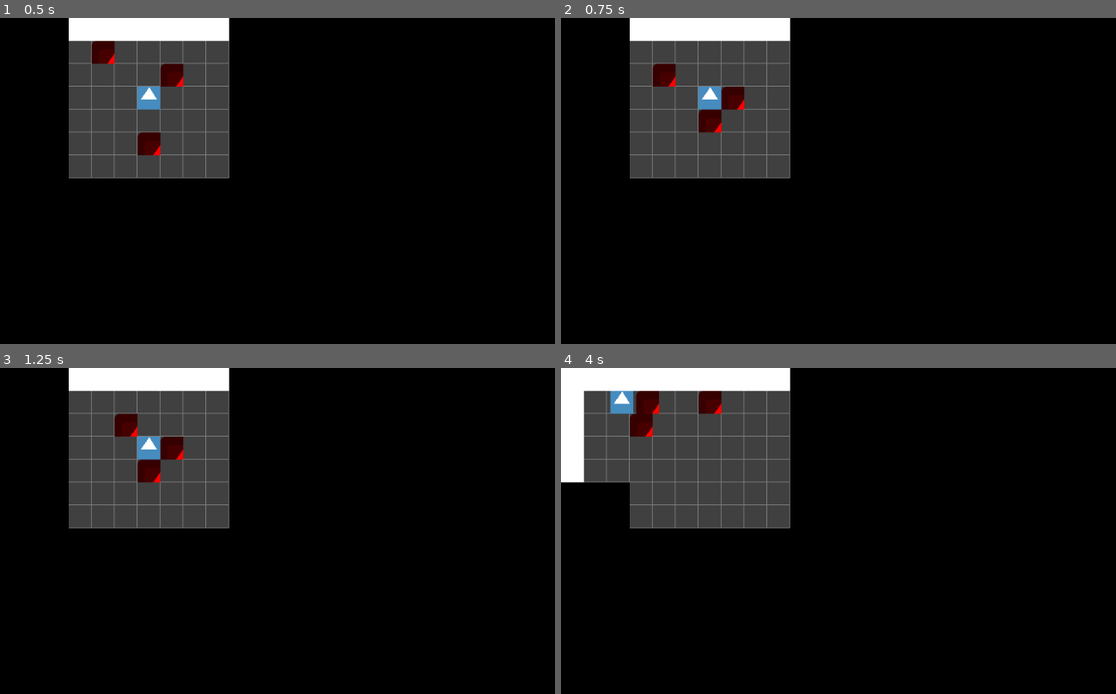
Above: before the commit, frames 1-4 (two rows, left to right).
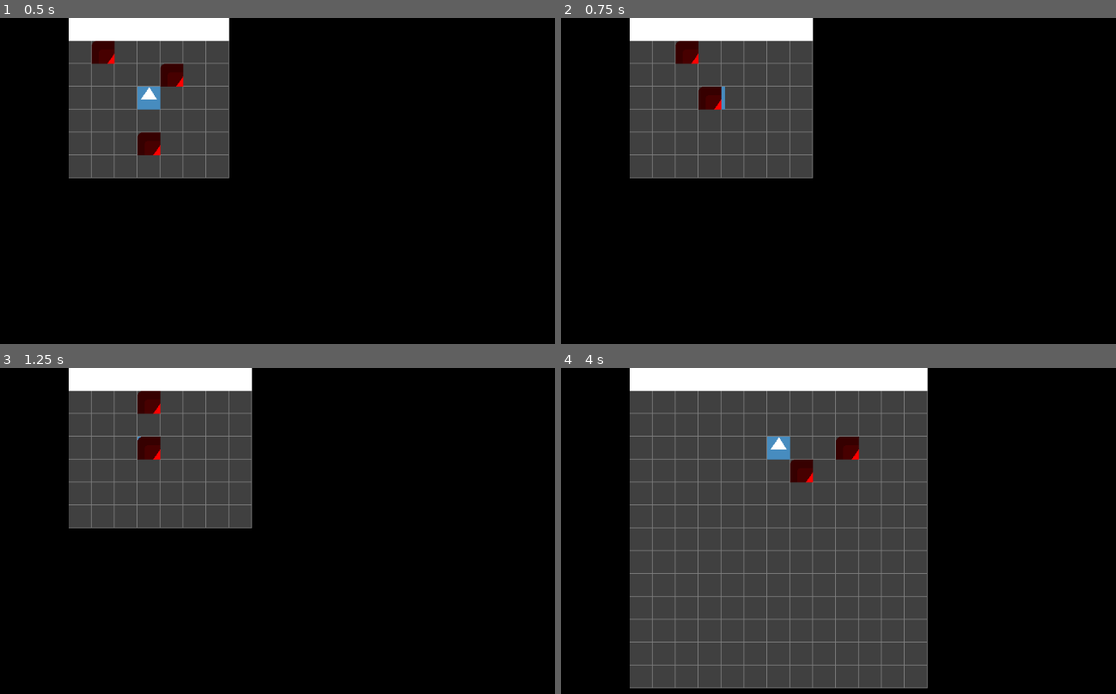
Above: after the commit, the same moments.

Repository: deengames-prototypes/roguelike-base
Game: Godot game, scene res://contexts/core/scenes/CoreGameScene.tscn
The game is run twice, just before and just after one commit, with the same random seed, the same clock (stepped at 60 frames per second) and the same inputs. The engine's default icon, where the game draws it, is replaced by a stand-in: a white triangle on a blue panel in a dark square.
Inputs:
- Up to frame 1 (0.5 s): no input
- Up to frame 2 (0.75 s): tap Enter (ui_accept) at 0.5 s; hold Right (ui_right) from 0.53 s (still down)
- Up to frame 3 (1.25 s): keep holding Right (ui_right); tap Enter (ui_accept) at 0.77 s
- Up to frame 4 (4 s): tap Enter (ui_accept) at 1.25, 1.52, 3.02, 3.77 s; release Right (ui_right) at 1.28 s; hold Down (ui_down) 1.28-2.03 s; hold Right (ui_right) 2.03-2.78 s; hold Up (ui_up) 2.78-3.53 s; hold Left (ui_left) from 3.53 s (still down)

Frame 1 is identical in both runs. In frame 2, 3.5% of the frame differs, in the area x 16-46%, y 0-50%; in frame 3, 3.5%; in frame 4, 44%, in the area x 0-67%, y 0-99%.
Error after the commit: Invalid operands 'String' and 'Nil' in operator 'in'. (res://contexts/core/scripts/EntityTweener.gd:32)

Commit message:
Monster death. There are issues...

Diff:
--- a/source/contexts/core/scenes/entities/Monster.gd
+++ b/source/contexts/core/scenes/entities/Monster.gd
@@ -8,3 +8,7 @@
 var used_turn:bool = false
 
 var stalking_range:int = 5 # depends on the monster
+
+func hurt():
+	self.queue_free() #lolwut
+	CoreEventBus.monster_died.emit(self)
--- a/source/contexts/core/scripts/CoreEventBus.gd
+++ b/source/contexts/core/scripts/CoreEventBus.gd
@@ -7,3 +7,4 @@
 signal player_moved
 
 signal player_died # Game over, in other words
+signal monster_died(who)
--- a/source/contexts/core/scripts/MoveChecker.gd
+++ b/source/contexts/core/scripts/MoveChecker.gd
@@ -7,6 +7,12 @@
 func _init(tile_data:Array2D, entity_data:Array2D):
 	_tile_data = tile_data
 	_entity_data = entity_data
+
+	# Lol. But prevents returning GCed stuff.
+	CoreEventBus.monster_died.connect(func(m):
+		var coordinates = Vector2i(m.position / 32)
+		_entity_data.set_at(coordinates, null)
+	)
 
 func can_move(coordinates:Vector2i) -> bool:
 	if not _tile_data.is_in_bounds(coordinates):
@@ -20,3 +26,6 @@
 
 	var tile_name = _tile_data.get_at(coordinates)
 	return "ground" in tile_name
+
+func get_occupant(coordinates:Vector2i) -> Node:
+	return _entity_data.get_at(coordinates)
--- a/source/contexts/core/scripts/systems/PlayerMovementSystem.gd
+++ b/source/contexts/core/scripts/systems/PlayerMovementSystem.gd
@@ -43,6 +43,16 @@
 		target_tile += Vector2i.UP if movement.y < 0 else Vector2i.DOWN
 
 	if not _move_checker.can_move(target_tile):
+		# Is there a monster there?
+		var occupant = _move_checker.get_occupant(target_tile)
+		if occupant == null:
+			# A solid wall, a chasm, etc.
+			return
+
+		# Not sure if/how to move this into a player melee system...
+		if occupant is Monster:
+			occupant.hurt()
+			_entity_tweener.attack(get_tree(), _player, target_tile - player_tile)
 		return
 
 	_entity_tweener.move(tree, _player, target_tile, true)
